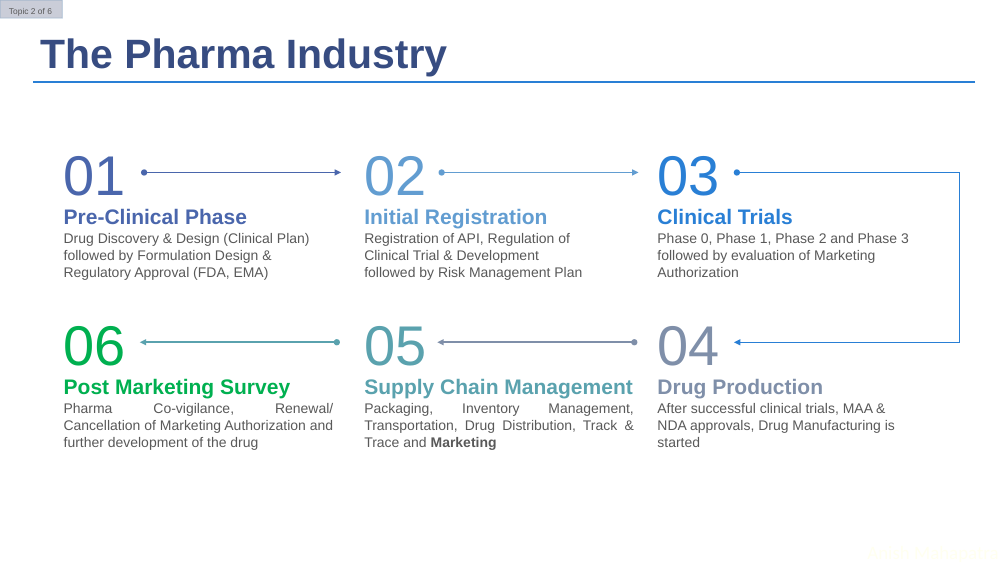
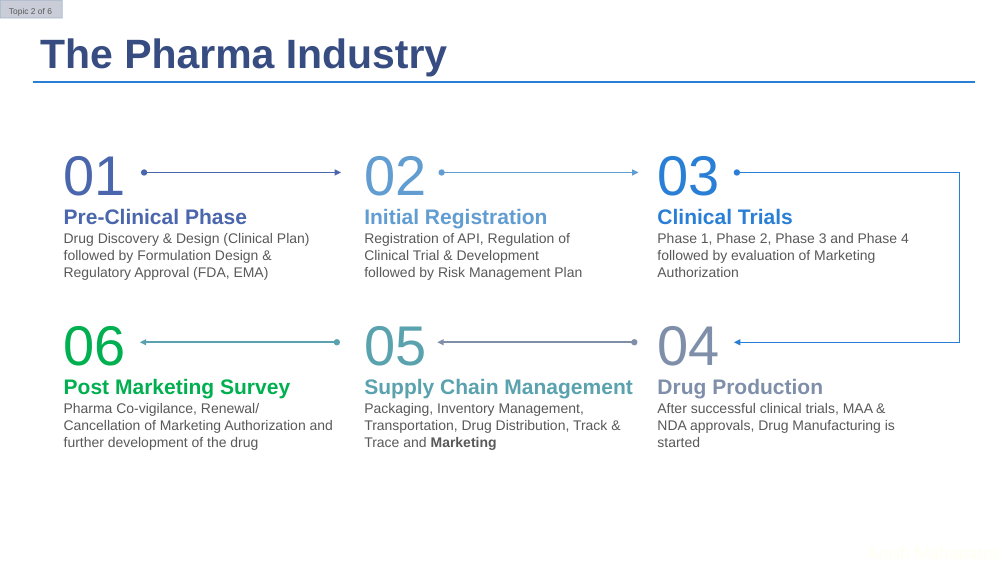
Before and after one commit to anishmahapatra/machinelearningwriting, a slide deck: slide 4 of Webinar/UpGrad - Data Science in Healthcare and Pharma Industry/Data Science in Healthcare & Pharma Industry v4.pptx. Drawn at 1008x567 pixels with LibreOffice and Linux fonts; fonts in the diff are those of the drawing; background and template pictures are left out. Boxes give left, top, right and bottom in pixels: in the first picture for what was removed or moved away, otherwise in the second. Text is boxed around its words. In the diff, an @@ line names an element or a change of style, - is before the commit and + after.

Commit message:
Webinar v5 Data Science in Healthcare & Pharma

```diff
--- a/Webinar/UpGrad - Data Science in Healthcare and Pharma Industry/Data Science in Healthcare & Pharma Industry v4.pptx
+++ b/Webinar/UpGrad - Data Science in Healthcare and Pharma Industry/Data Science in Healthcare & Pharma Industry v4.pptx
@@ text at box(657, 233, 909, 277): text changed @@
-Phase 0, Phase 1, Phase 2 and Phase 3 followed by evaluation of Marketing Authorization
+Phase 1, Phase 2, Phase 3 and Phase 4 followed by evaluation of Marketing Authorization
@@ text "Pharma Co-vigilance, Renewal/ Cancellation of ..." at box(64, 403, 333, 450): alignment justified to left @@
@@ text "Packaging, Inventory Management, Transportation, Drug ..." at box(364, 403, 607, 450): alignment justified to left @@
```
Also in this commit, not shown: 6 other slides changed, 1 slide added, 1 other file.
